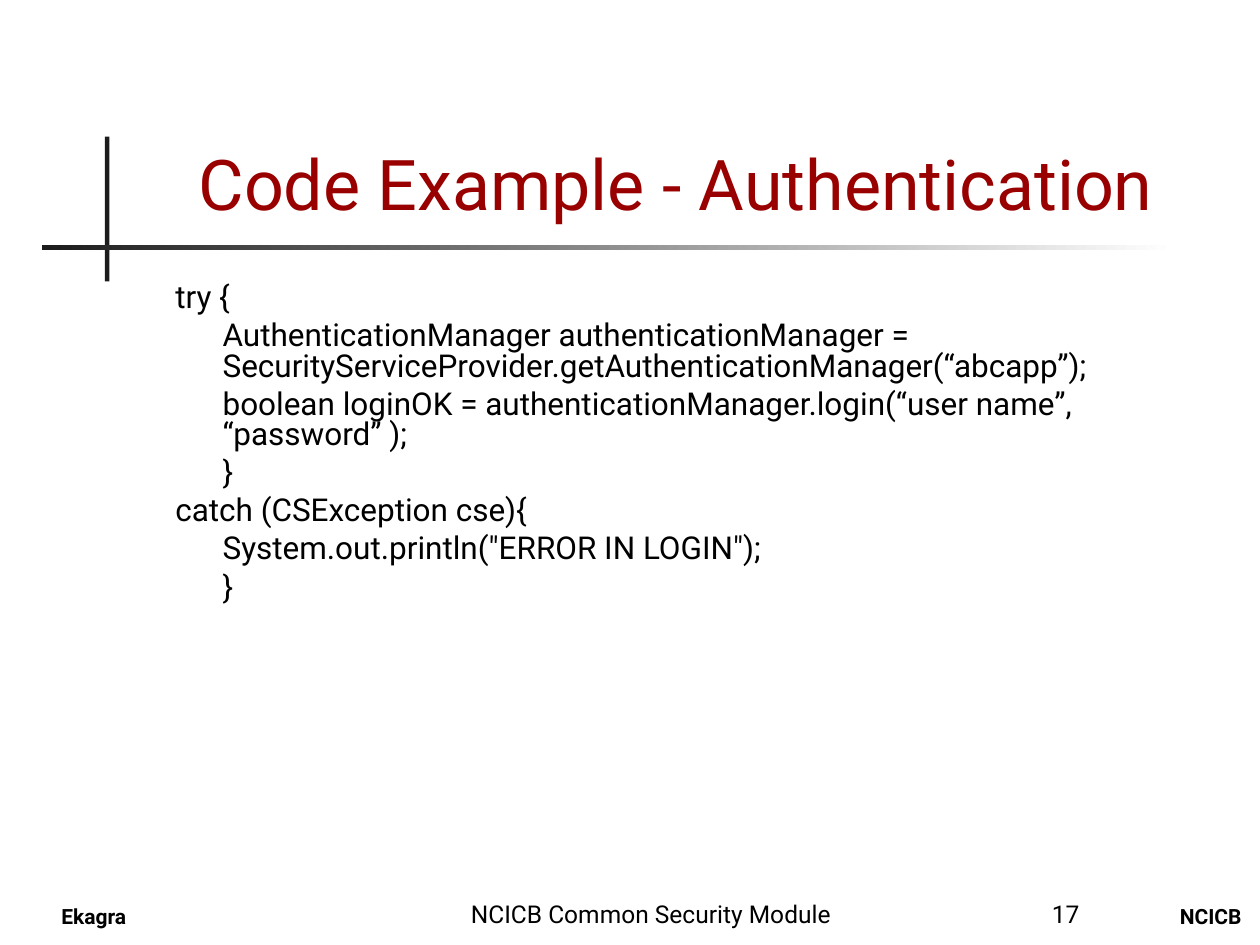
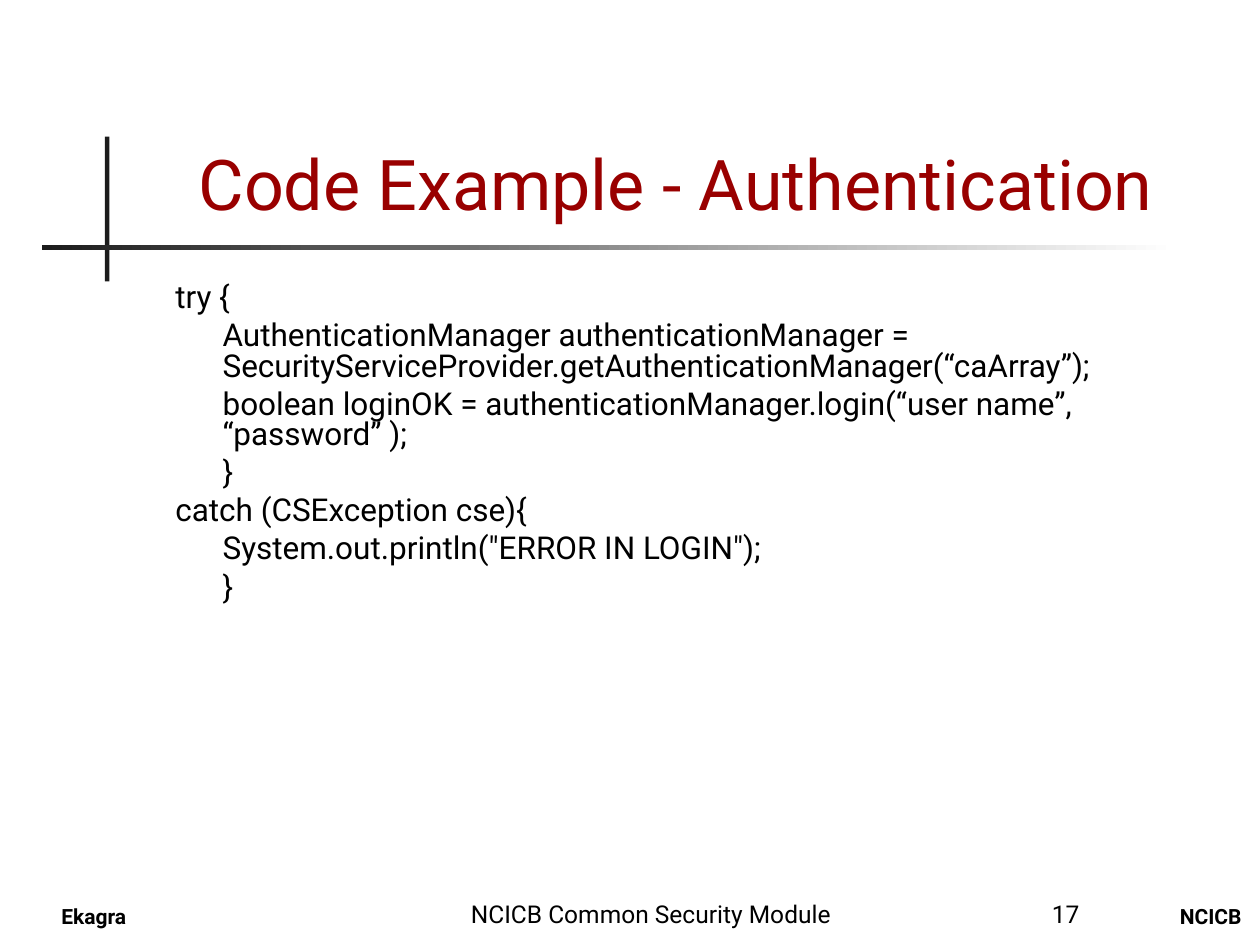
Before and after one commit to CBIIT/common-security-module-docs, a slide deck: slide 17 of CSM_Presentation.ppt. Drawn at 1260x945 pixels with LibreOffice and Linux fonts; fonts in the diff are those of the drawing; background and template pictures are left out. Boxes give left, top, right and bottom in pixels: in the first picture for what was removed or moved away, otherwise in the second. Text is boxed around its words. In the diff, an @@ line names an element or a change of style, - is before the commit and + after.

Commit message:
For vinay to review
SVN-Revision: 609

```diff
--- a/CSM_Presentation.ppt
+++ b/CSM_Presentation.ppt
@@ text at (x1=223, y1=322, x2=1090, y2=384): text changed @@
-AuthenticationManager authenticationManager = SecurityServiceProvider.getAuthenticationManager(“abcapp”);
+AuthenticationManager authenticationManager = SecurityServiceProvider.getAuthenticationManager(“caArray”);
```
